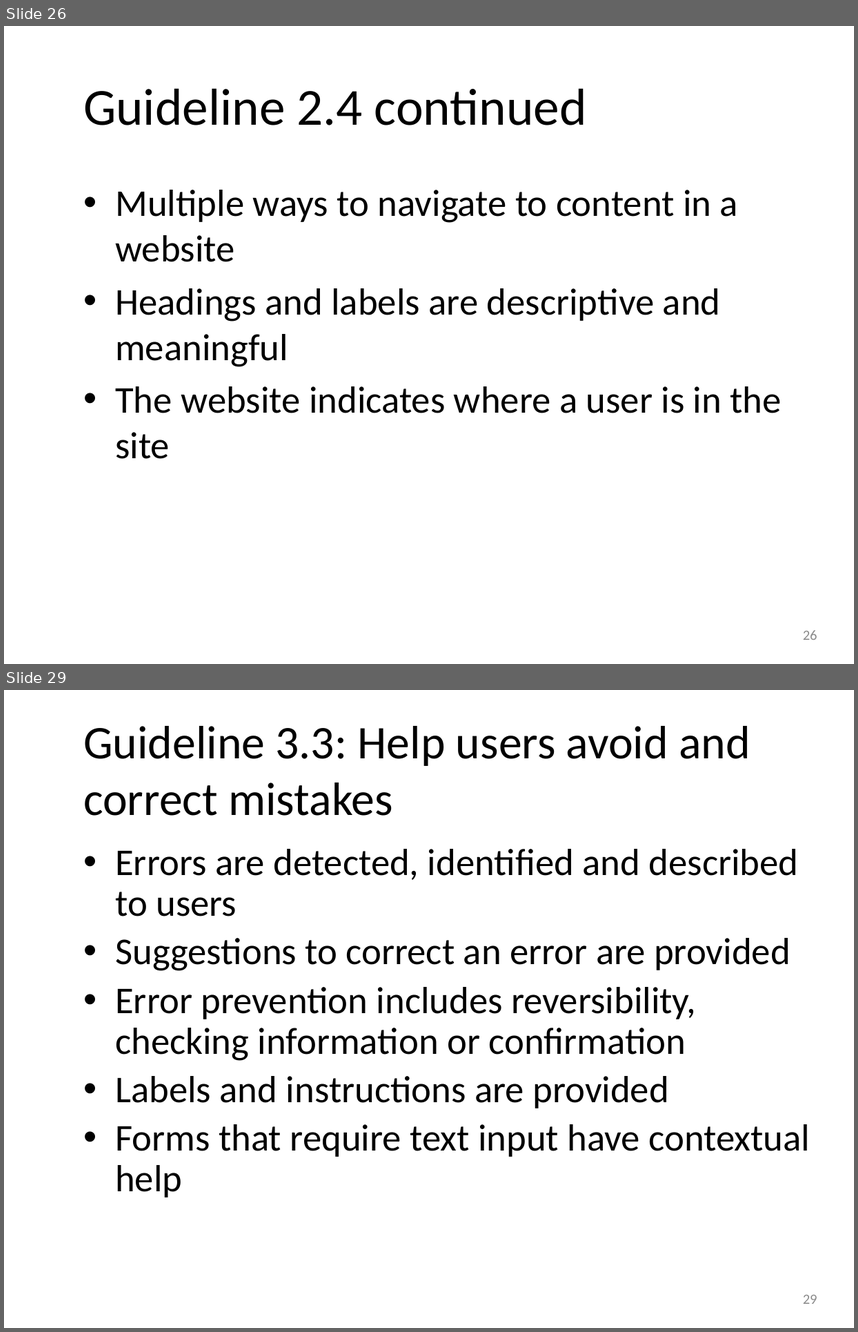
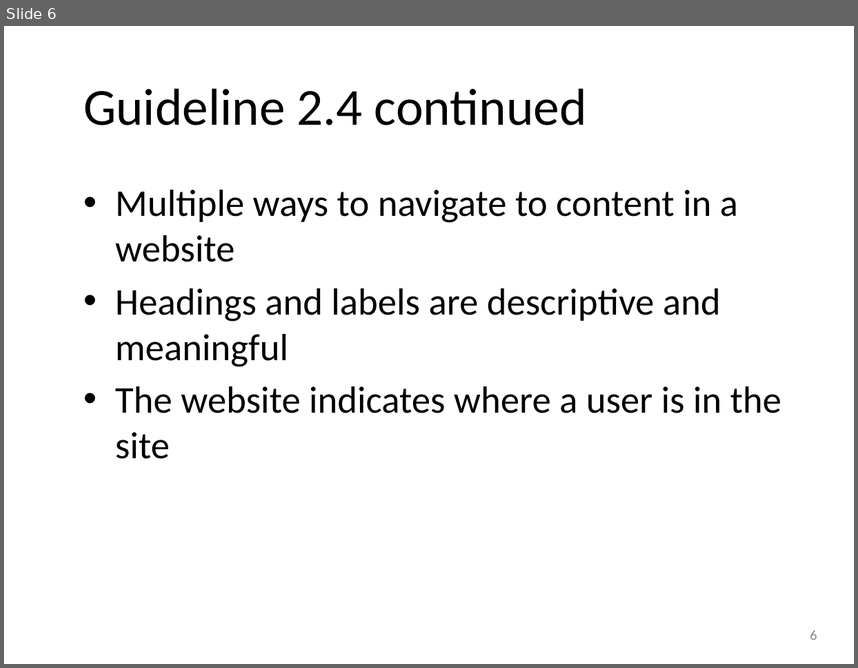
Before and after one commit to punchouty/accessibility, a slide deck: ppt/principle2.pptx. Shown one above the other, each under a label of ours: slides 26 and 29 before the commit, slide 6 after it; the slides between them are not shown. The pictures are 858x1332 and 858x668 pixels, drawn with LibreOffice and Linux fonts; fonts in the diff are those of the drawing; background and template pictures are left out. Boxes give left, top, right and bottom in pixels: in the first picture for what was removed or moved away, otherwise in the second. Text is boxed around its words. In the diff, an @@ line names an element or a change of style, - is before the commit and + after.

```diff
--- a/ppt/principle2.pptx
+++ b/ppt/principle2.pptx
@@ slide 29 removed at <box>4,690,854,1328</box>, background picture (left out) @@
@@ title removed at <box>83,726,751,816</box> @@
-Guideline 3.3: Help users avoid and correct mistakes
@@ text removed at <box>115,849,811,1197</box> @@
-• Errors are detected, identified and described to users
-• Suggestions to correct an error are provided
-• Error prevention includes reversibility, checking information or confirmation
-• Labels and instructions are provided
-• Forms that require text input have contextual help
@@ page number removed at <box>803,1294,818,1303</box> @@
-29
@@ what was slide 26 is now slide 6 @@
@@ page number at <box>810,630,817,639</box>: text changed @@
-26
+6
```
Also in this commit, not shown: 1 slide added, 24 other slides removed, 17 other files.
